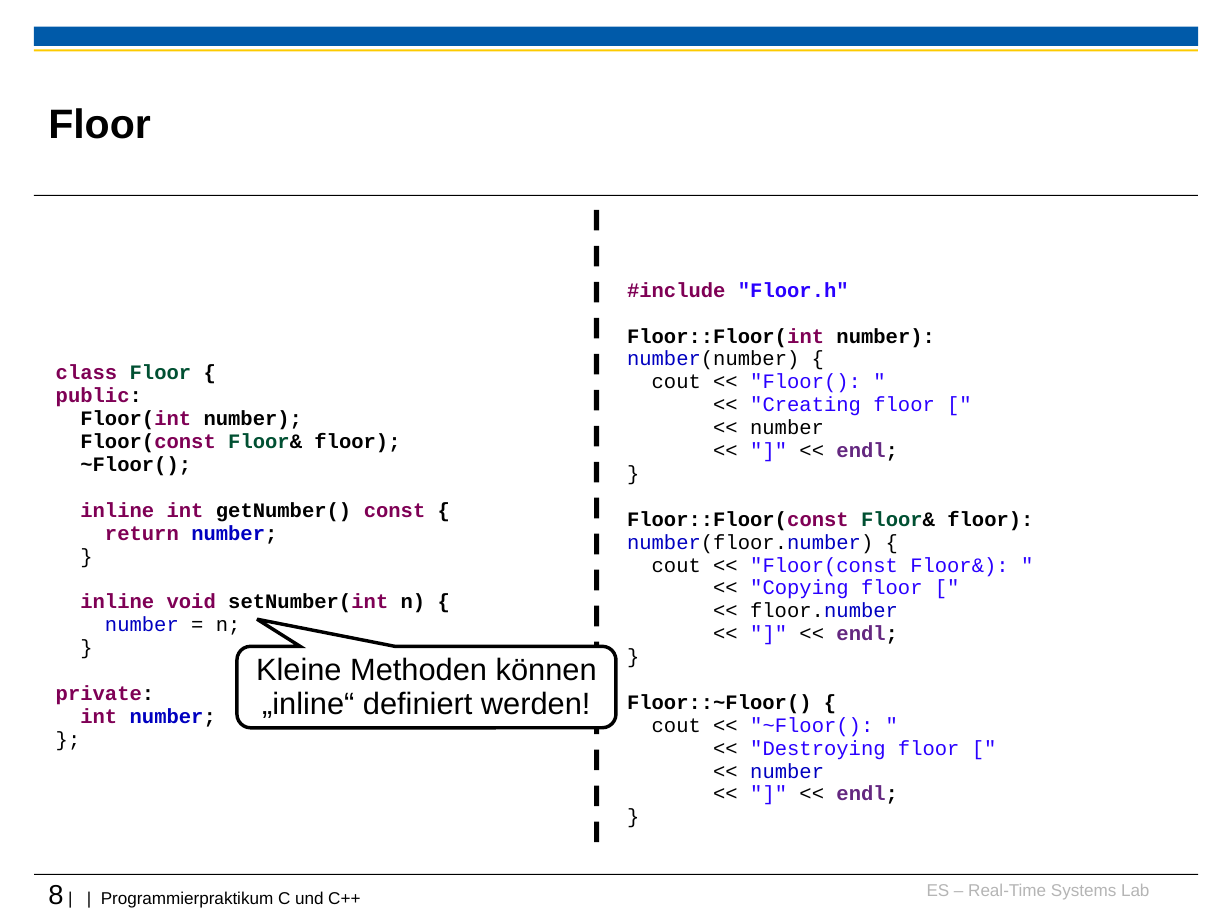
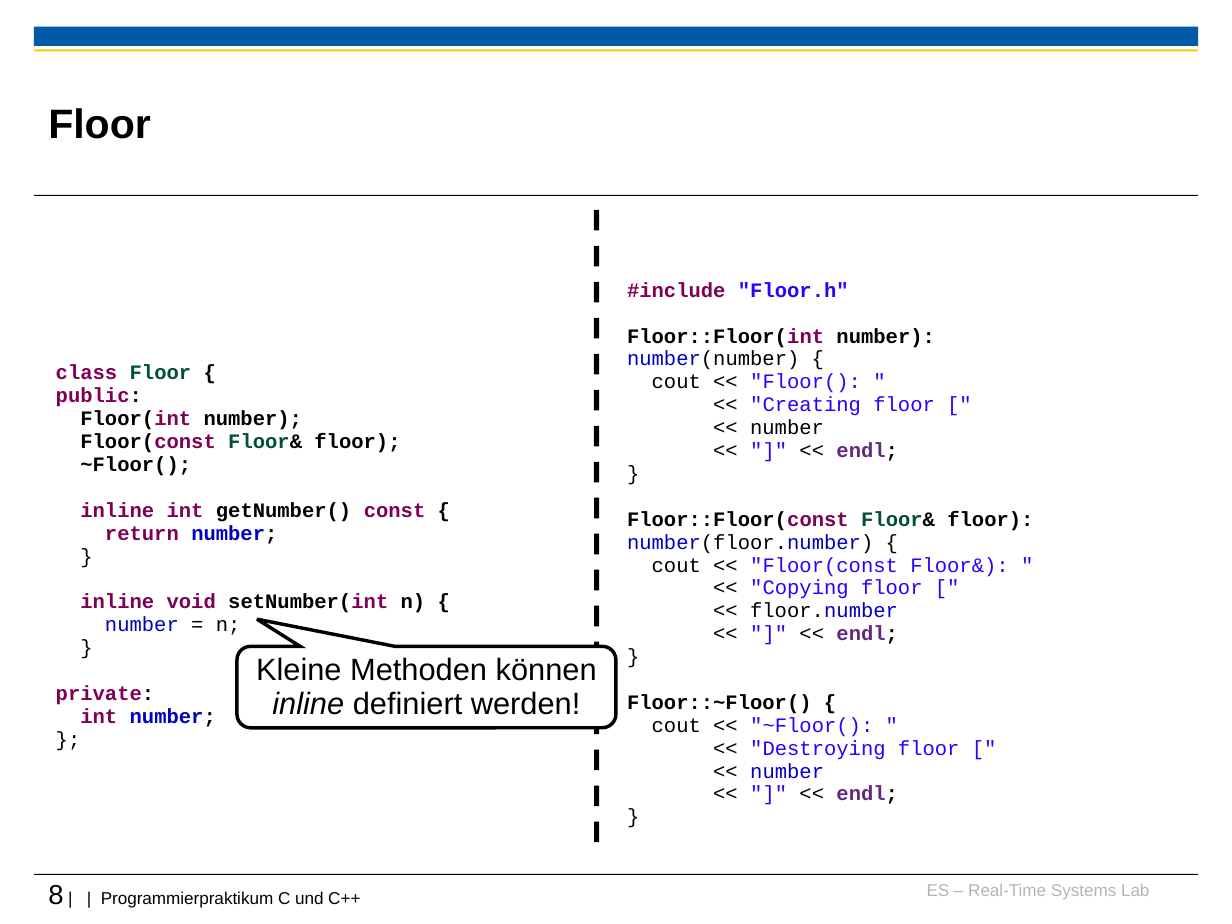
Before and after one commit to h82k/tud-cppp, a slide deck: slide 8 of Vorlesung/3 Vererbung-Polymorphie_F18.ppt. Drawn at 1232x924 pixels with LibreOffice and Linux fonts; fonts in the diff are those of the drawing; background and template pictures are left out. Boxes give left, top, right and bottom in pixels: in the first picture for what was removed or moved away, otherwise in the second. Text is boxed around its words. In the diff, an @@ line names an element or a change of style, - is before the commit and + after.

```diff
--- a/Vorlesung/3 Vererbung-Polymorphie_F18.ppt
+++ b/Vorlesung/3 Vererbung-Polymorphie_F18.ppt
@@ text in rounded speech box at [256,657,597,715]: text changed @@
-Kleine Methoden können „inline“ definiert werden!
+Kleine Methoden können inline definiert werden!
```
Also in this commit, not shown: 8 other slides changed.
